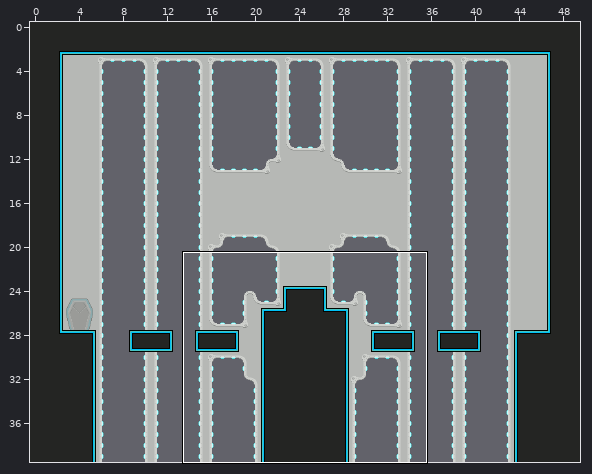
An edit to a level. Tiled map, map-src/Finale.tmx. The first picture is a wide view before the edit; the outline marks the close-up.
Close-up. As it was:
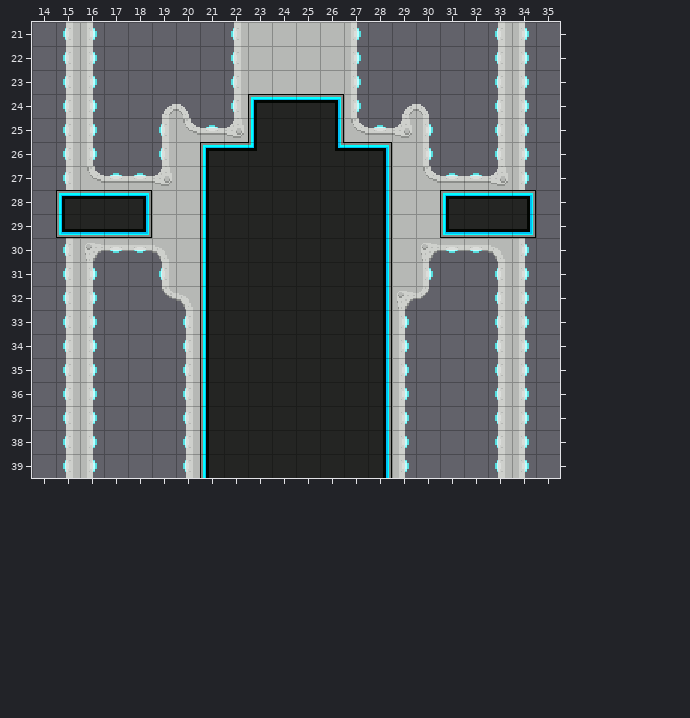
Cells are 16x16 px. Shown: x 14..35, y 21..39. The commit also changed other parts of the map, which this record leaves out.
The same view after the edit:
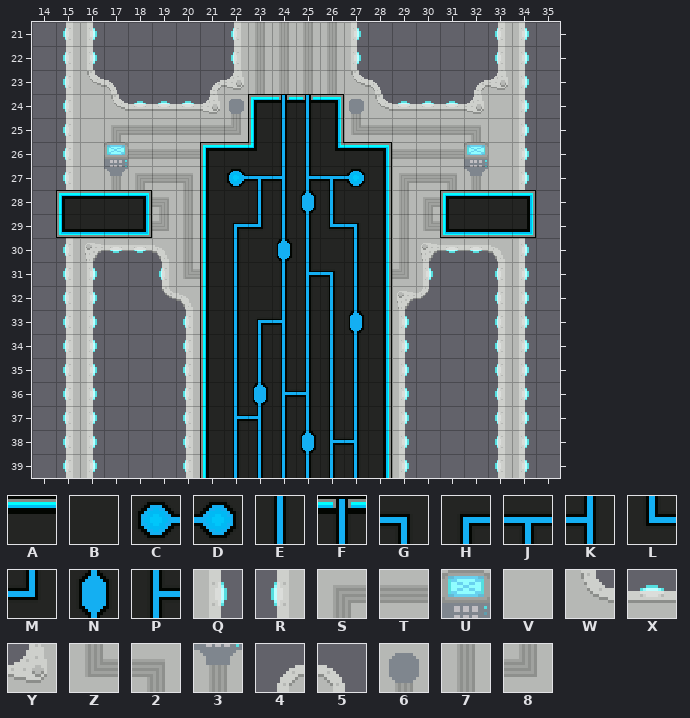
Key: from "main": A 1, B 26, C 31, D 34, E 57, F 68, G 79, H 80, J 83, K 84, L 104, M 105, N 107, P 108, Q 272, R 274, S 275, T 276, U 277, V 278, W 297, X 298, Y 299, Z 300, 2 301, 3 302, 4 323, 5 324, 6 325, 7 327, 8 352.
_ is an empty cell.
What changed:
Layer "Tile Layer 1":
y 21..22: x 23..26 VVVV -> 7777
y 23: x 16..17 Q_ -> W5; x 21..28 _RVVVVQ_ -> 4Y7777W5; x 32..33 _R -> 4Y
y 24: x 16..22 Q__45_R -> VWXXXY6; x 24..25 AA -> FF; x 27..33 Q_45__R -> 6WXXXYV
y 25: x 16..22 Q__RWXY -> VSTTTT8; x 24..25 BB -> EE; x 27..33 WXYQ__R -> ZTTTT2V
y 26: x 16..20 Q__RV -> VUTTT; x 24..25 BB -> EE; x 29..33 VQ__R -> TTTUV
y 27: x 16..20 WXXYV -> V3ST2; x 22..27 BBBBBB -> CJKPJD; x 29..33 VWXXY -> ST23V
y 28: x 19..20 VV -> 27; x 23..26 BBBB -> EENE; x 29..30 VV -> 7S
y 29: x 19..20 VV -> 87; x 22..27 BBBBBB -> HMEELG; x 29..30 VV -> 7Z
y 30: x 20 V -> 7; x 22 B -> E; x 24..25 BB -> NE; x 27 B -> E; x 29 V -> 7
y 31: x 20 V -> Z; x 22 B -> E; x 24..27 BBBB -> EPGE; x 29 V -> 8
y 32: x 22 B -> E; x 24..27 BBBB -> EEEE
y 33: x 22..27 BBBBBB -> EHKEEN
y 34..35: x 22..27 BBBBBB -> EEEEEE
y 36: x 22..27 BBBBBB -> ENPKEE
y 37: x 22..27 BBBBBB -> PKEEEE
y 38: x 22..27 BBBBBB -> EEENPK
y 39: x 22..27 BBBBBB -> EEEEEE
